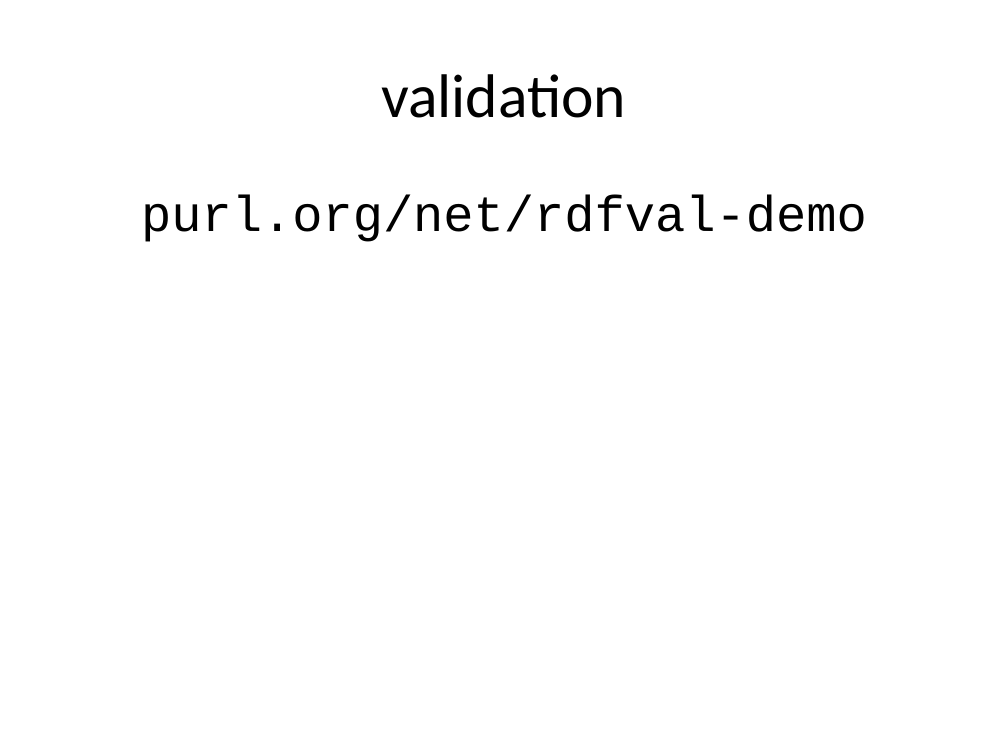
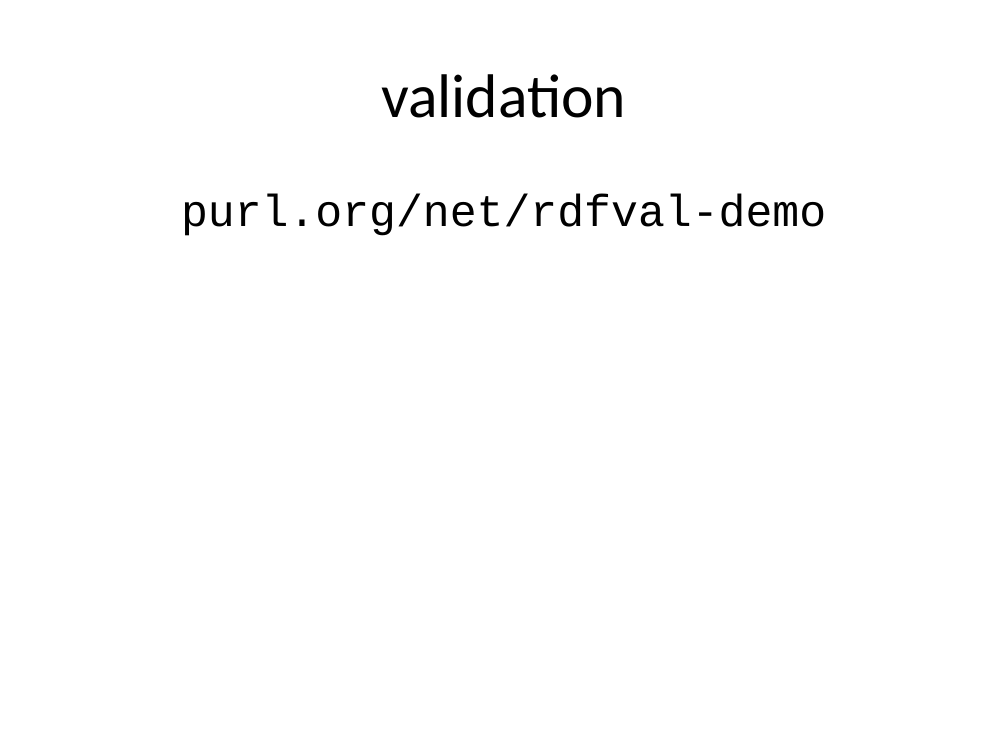
Before and after one commit to boschthomas/rdf-validation-research, a slide deck: slide 13 of presentations/Tutorial Thomas Bosch (DC 2014).pptx (slide 6 before the commit). Drawn at 1008x756 pixels with LibreOffice and Linux fonts; fonts in the diff are those of the drawing. Boxes give left, top, right and bottom in pixels: in the first picture for what was removed or moved away, otherwise in the second. Text is boxed around its words. In the diff, an @@ line names an element or a change of style, - is before the commit and + after.

```diff
--- a/presentations/Tutorial Thomas Bosch (DC 2014).pptx
+++ b/presentations/Tutorial Thomas Bosch (DC 2014).pptx
@@ text "purl.org/net/rdfval-demo" at [181,194,826,236]: size 36 to 32 pt @@
```
Also in this commit, not shown: 6 other slides changed, 35 slides added, 2 slides removed, 11 other files.
